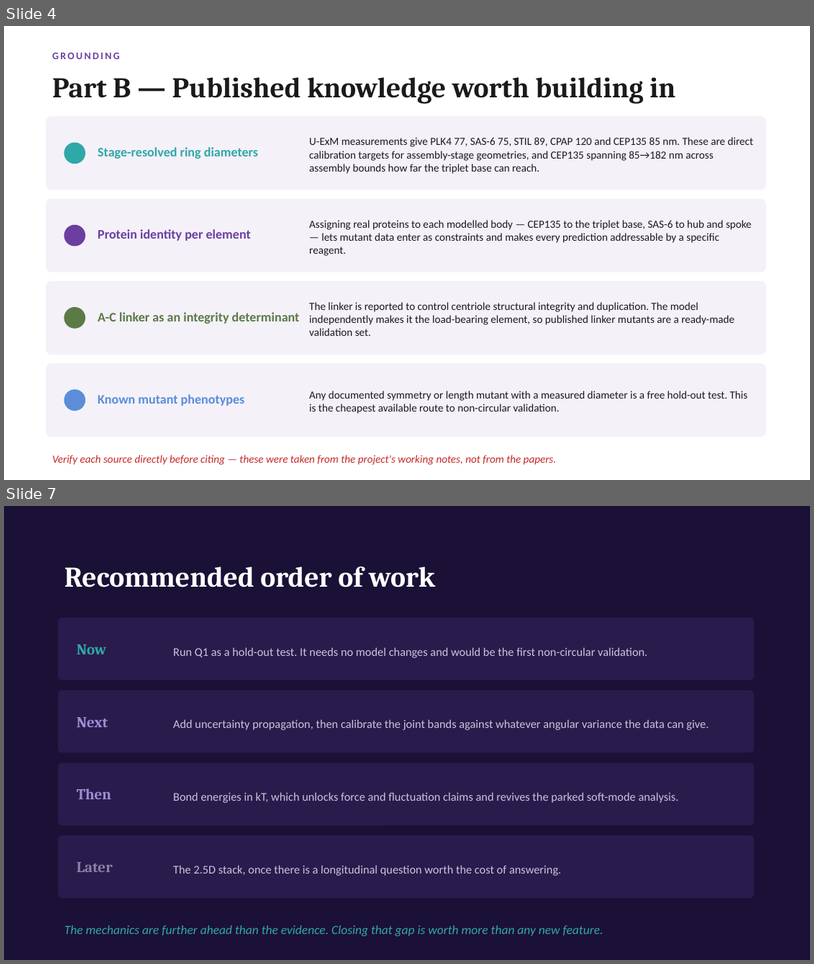
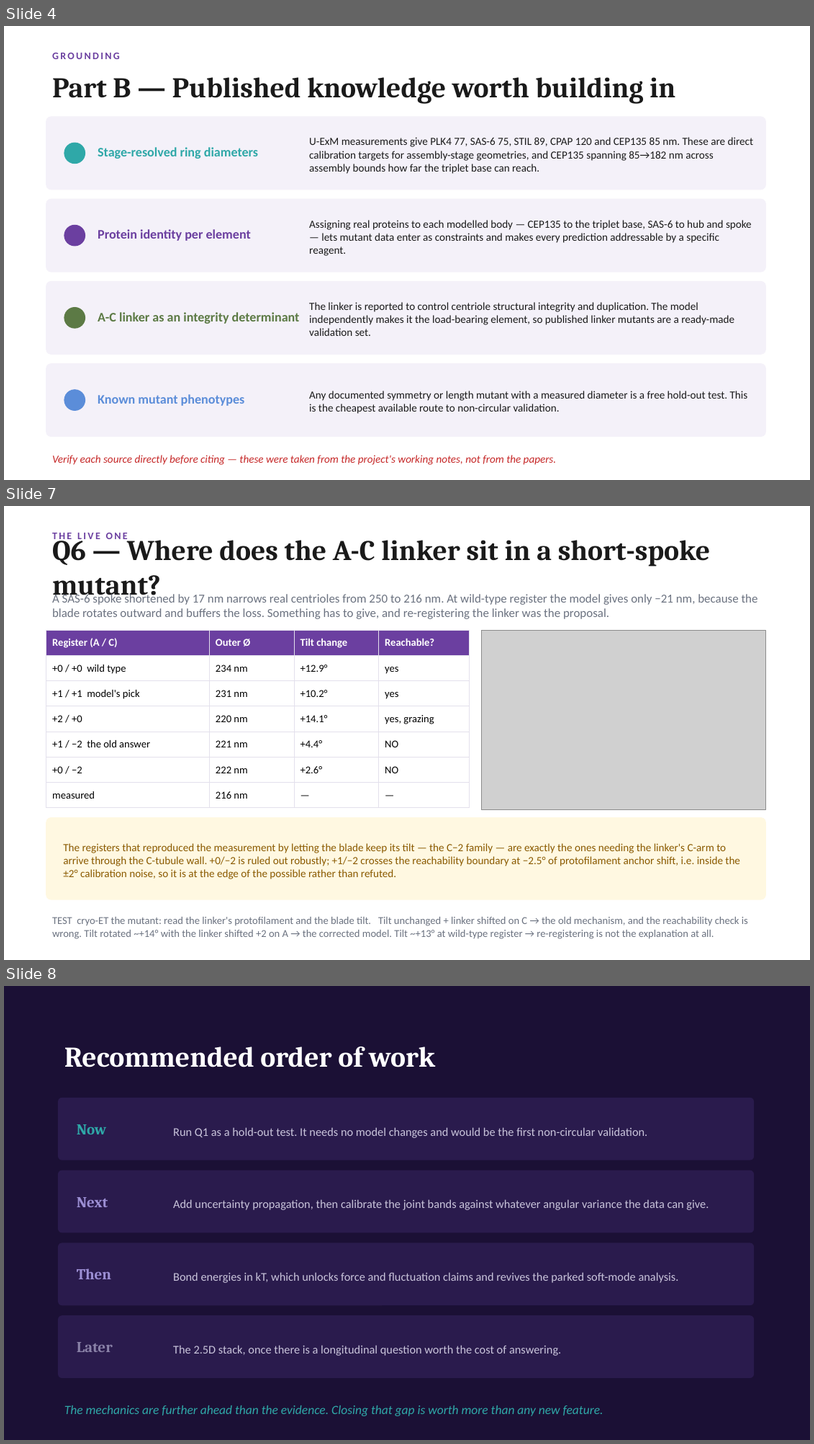
Before and after one commit to UPGON/CenGeometry, a slide deck: presentations/03_CenGeometry_Expert_Recommendations.pptx. Shown one above the other, each under a label of ours: slides 4 and 7 before the commit, slides 4, 7 and 8 after it; the slides between them are not shown. The pictures are 814x964 and 814x1444 pixels, drawn with LibreOffice and Linux fonts; fonts in the diff are those of the drawing; grey boxes stand for pictures. Boxes give left, top, right and bottom in pixels: in the first picture for what was removed or moved away, otherwise in the second. Text is boxed around its words. In the diff, an @@ line names an element or a change of style, - is before the commit and + after.

```diff
--- a/presentations/03_CenGeometry_Expert_Recommendations.pptx
+++ b/presentations/03_CenGeometry_Expert_Recommendations.pptx
@@ slide 7 added at <box>4,506,810,960</box>, background #FFFFFF @@
@@ text added at <box>52,533,128,542</box>, 12 pt, text #6B3FA0, bold @@
+THE LIVE ONE
@@ text added at <box>52,534,710,602</box>, 34 pt, text #1A1A1A, bold @@
+Q6 — Where does the A-C linker sit in a short-spoke mutant?
@@ text added at <box>52,592,759,619</box>, 14.5 pt, text #6B7280 @@
+A SAS-6 spoke shortened by 17 nm narrows real centrioles from 250 to 216 nm. At wild-type register the model gives only −21 nm, because the blade rotates outward and buffers the loss. Something has to give, and re-registering the linker was the proposal.
@@ table added at <box>46,630,470,801</box>, 7 rows, 4 columns @@
+Register (A / C) | Outer Ø | Tilt change | Reachable?
++0 / +0 wild type | 234 nm | +12.9° | yes
++1 / +1 model's pick | 231 nm | +10.2° | yes
++2 / +0 | 220 nm | +14.1° | yes, grazing
++1 / −2 the old answer | 221 nm | +4.4° | NO
++0 / −2 | 222 nm | +2.6° | NO
+measured | 216 nm | — | —
@@ picture added at <box>482,630,766,810</box> @@
@@ rounded rectangle added at <box>46,818,766,899</box>, fill #FFF8E1, outline #FFF8E1 1 pt @@
@@ text added at <box>63,843,741,879</box>, 13 pt, text #8A5A00 @@
+The registers that reproduced the measurement by letting the blade keep its tilt — the C−2 family — are exactly the ones needing the linker's C-arm to arrive through the C-tubule wall. +0/−2 is ruled out robustly; +1/−2 crosses the reachability boundary at −2.5° of protofilament anchor shift, i.e. inside the ±2° calibration noise, so it is at the edge of the possible rather than refuted.
@@ text added at <box>52,916,748,939</box>, 12.5 pt, text #6B7280 @@
+TEST cryo-ET the mutant: read the linker's protofilament and the blade tilt. Tilt unchanged + linker shifted on C → the old mechanism, and the reachability check is wrong. Tilt rotated ~+14° with the linker shifted +2 on A → the corrected model. Tilt ~+13° at wild-type register → re-registering is not the explanation at all.
@@ what was slide 7 is now slide 8 @@
```
Also in this commit, not shown: 4 slides changed, 28 other files.
